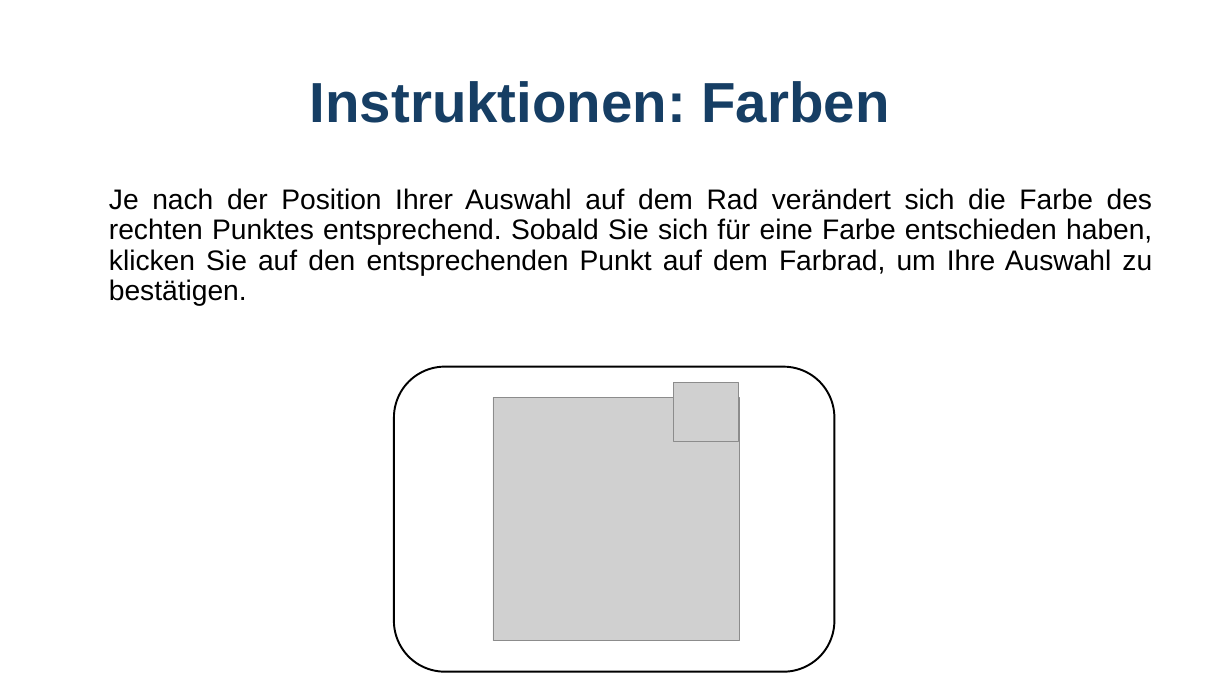
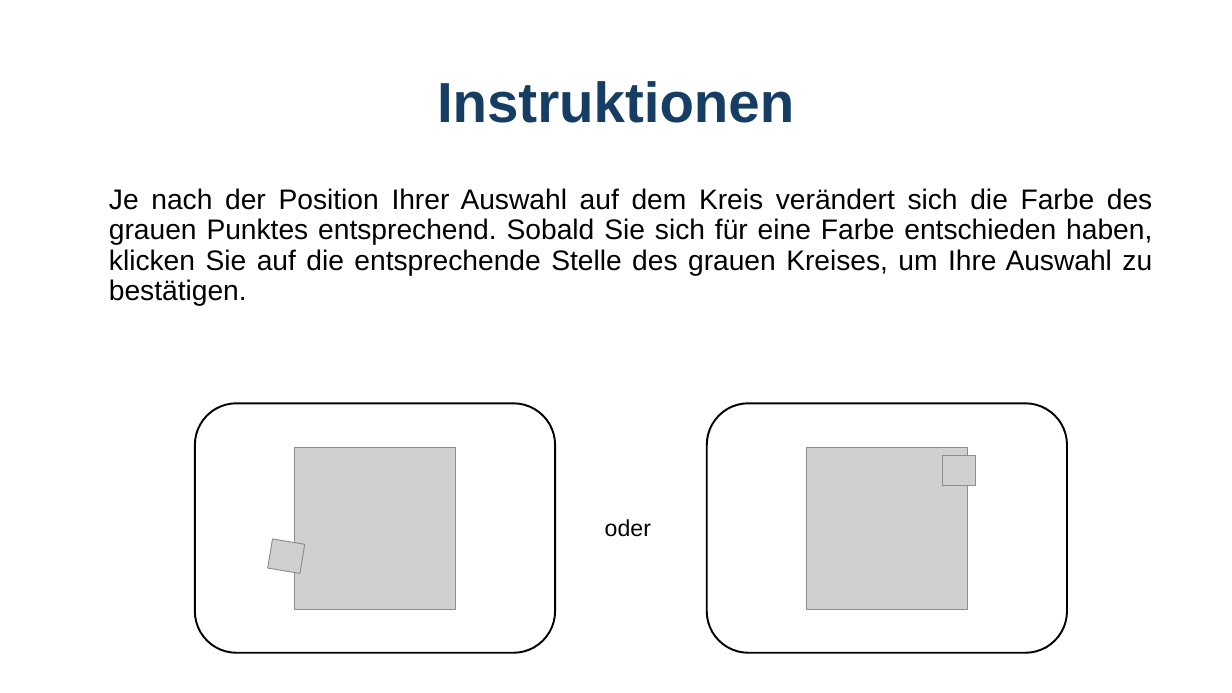
Before and after one commit to GidonFrischkorn/Ambizione-IndividualDifferencesStudy, a slide deck: slide 3 of tasks/perceptual-matching-color/assets/images/instructions perceptual matching .pptx. Drawn at 1232x693 pixels with LibreOffice and Linux fonts; fonts in the diff are those of the drawing; grey boxes stand for pictures. Boxes give left, top, right and bottom in pixels: in the first picture for what was removed or moved away, otherwise in the second. Text is boxed around its words. In the diff, an @@ line names an element or a change of style, - is before the commit and + after.

```diff
--- a/tasks/perceptual-matching-color/assets/images/instructions perceptual matching .pptx
+++ b/tasks/perceptual-matching-color/assets/images/instructions perceptual matching .pptx
@@ title at <box>437,81,794,123</box>: text changed @@
-Instruktionen: Farben
+Instruktionen
@@ text at <box>109,188,1152,306</box>: text changed @@
-Je nach der Position Ihrer Auswahl auf dem Rad verändert sich die Farbe des rechten Punktes entsprechend. Sobald Sie sich für eine Farbe entschieden haben, klicken Sie auf den entsprechenden Punkt auf dem Farbrad, um Ihre Auswahl zu bestätigen.
+Je nach der Position Ihrer Auswahl auf dem Kreis verändert sich die Farbe des grauen Punktes entsprechend. Sobald Sie sich für eine Farbe entschieden haben, klicken Sie auf die entsprechende Stelle des grauen Kreises, um Ihre Auswahl zu bestätigen.
@@ rounded rectangle: place and size @@
-rounded rectangle at <box>394,367,835,672</box>
+rounded rectangle at <box>195,403,555,653</box>
@@ picture removed at <box>494,397,739,641</box> @@
@@ group added at <box>295,403,1067,653</box>: 3 pictures, 1 rounded rectangle, 1 text @@
+oder
@@ picture at <box>268,539,304,574</box>: rotation 0 to 189 degrees @@
@@ rectangle added at <box>550,592,586,599</box>, fill #FFFFFF @@
```
Also in this commit, not shown: 6 other slides changed, 1 slide added, 1 slide removed, 25 other files.
